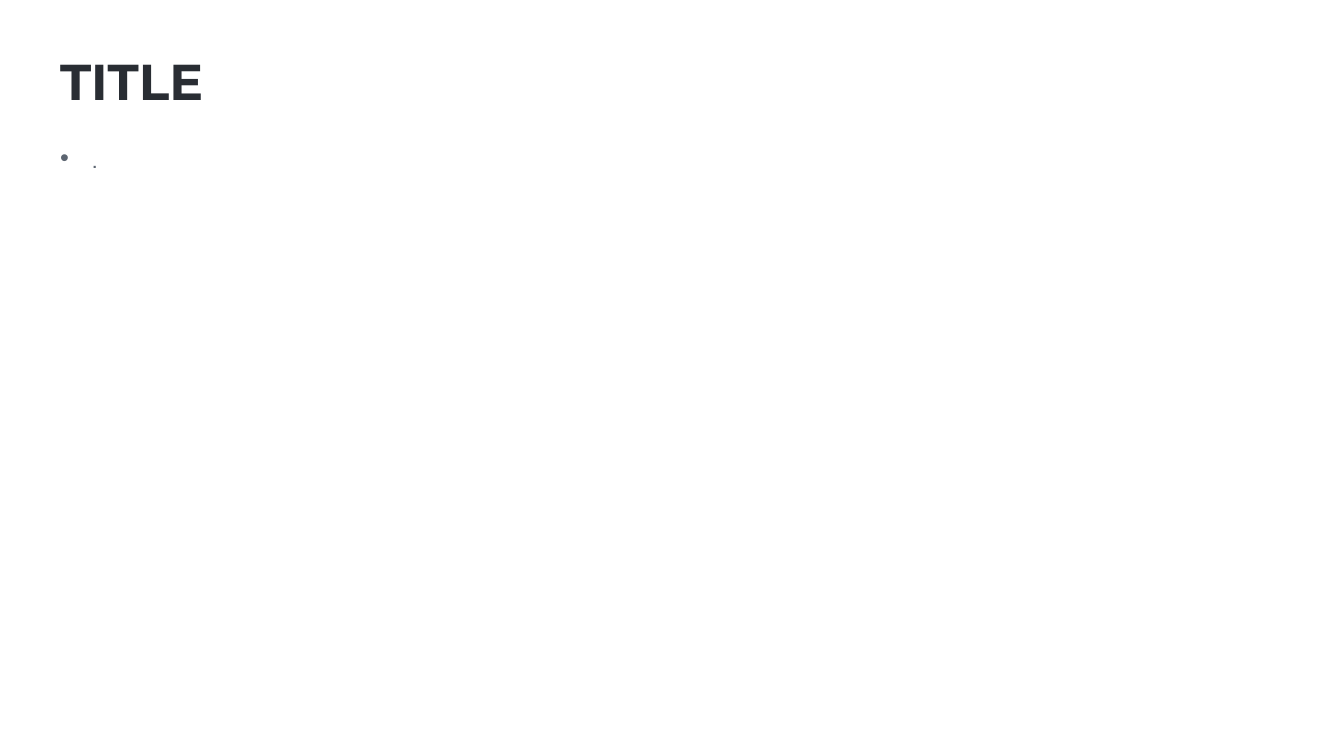
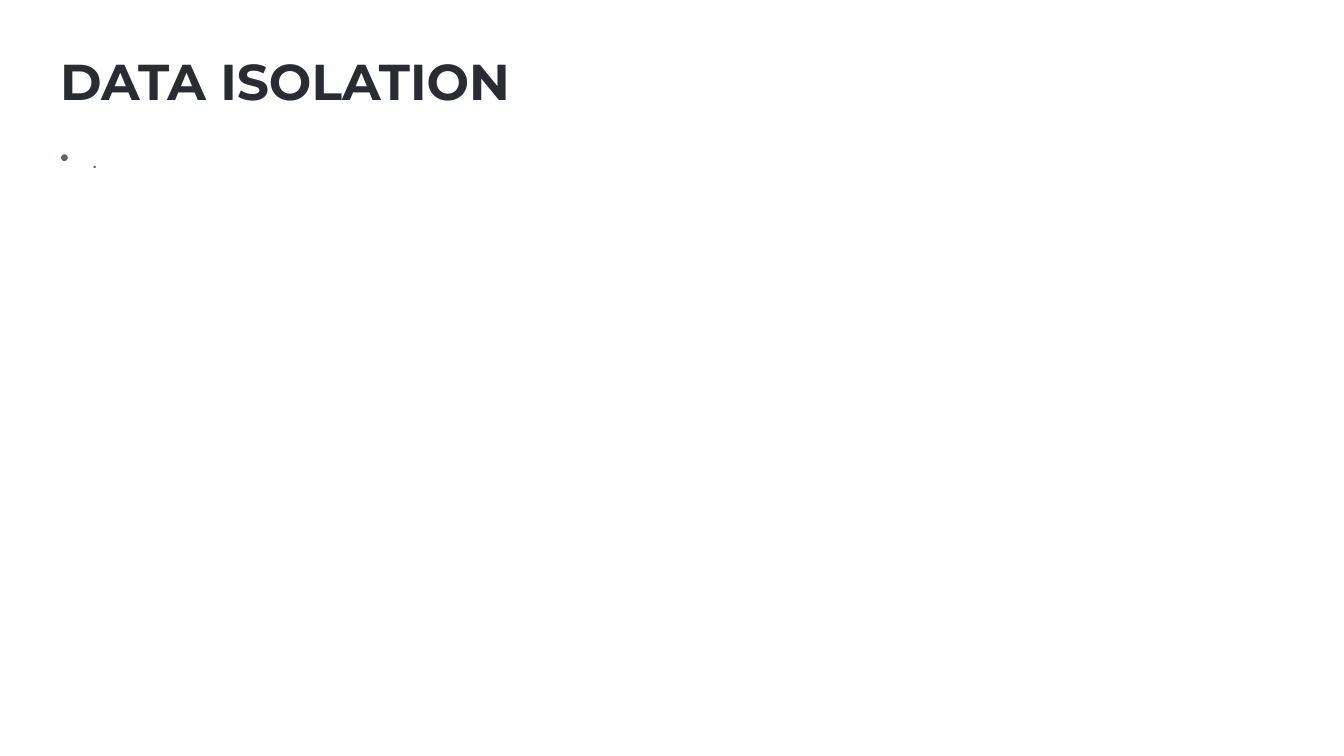
Before and after one commit to hikalkan/presentations, a slide deck: slide 10 of 2024-12-16 Dotnet Conference Italy/Multi-Tenancy-Dotnet-ABP.pptx. Drawn at 1344x756 pixels with LibreOffice and Linux fonts; fonts in the diff are those of the drawing; background and template pictures are left out. Boxes give left, top, right and bottom in pixels: in the first picture for what was removed or moved away, otherwise in the second. Text is boxed around its words. In the diff, an @@ line names an element or a change of style, - is before the commit and + after.

```diff
--- a/2024-12-16 Dotnet Conference Italy/Multi-Tenancy-Dotnet-ABP.pptx
+++ b/2024-12-16 Dotnet Conference Italy/Multi-Tenancy-Dotnet-ABP.pptx
@@ text at (60,64,510,101): text changed @@
-TITLE
+DATA ISOLATION
```
Also in this commit, not shown: 2 other slides changed, 6 slides added, 6 slides removed.
